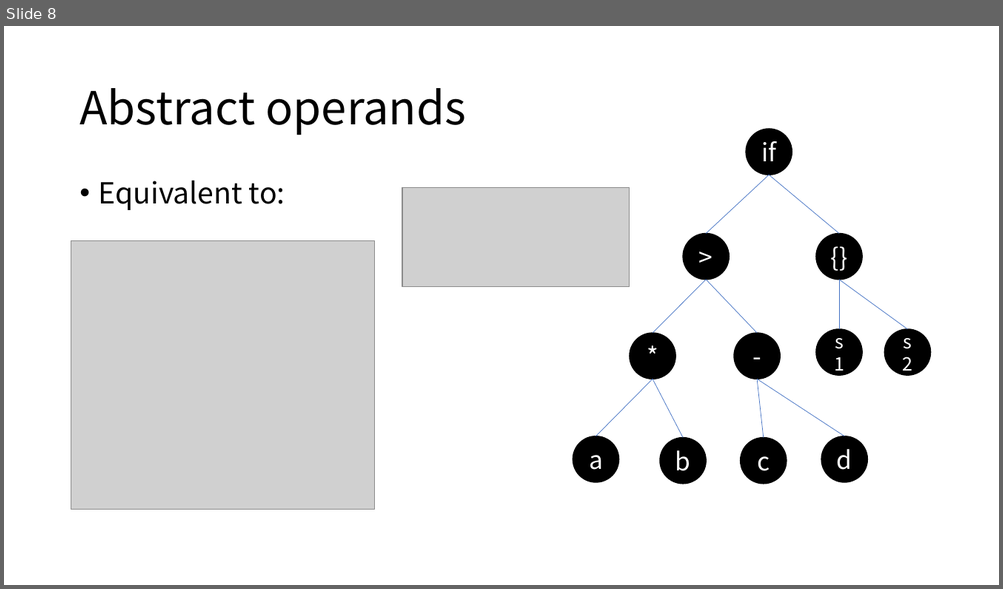
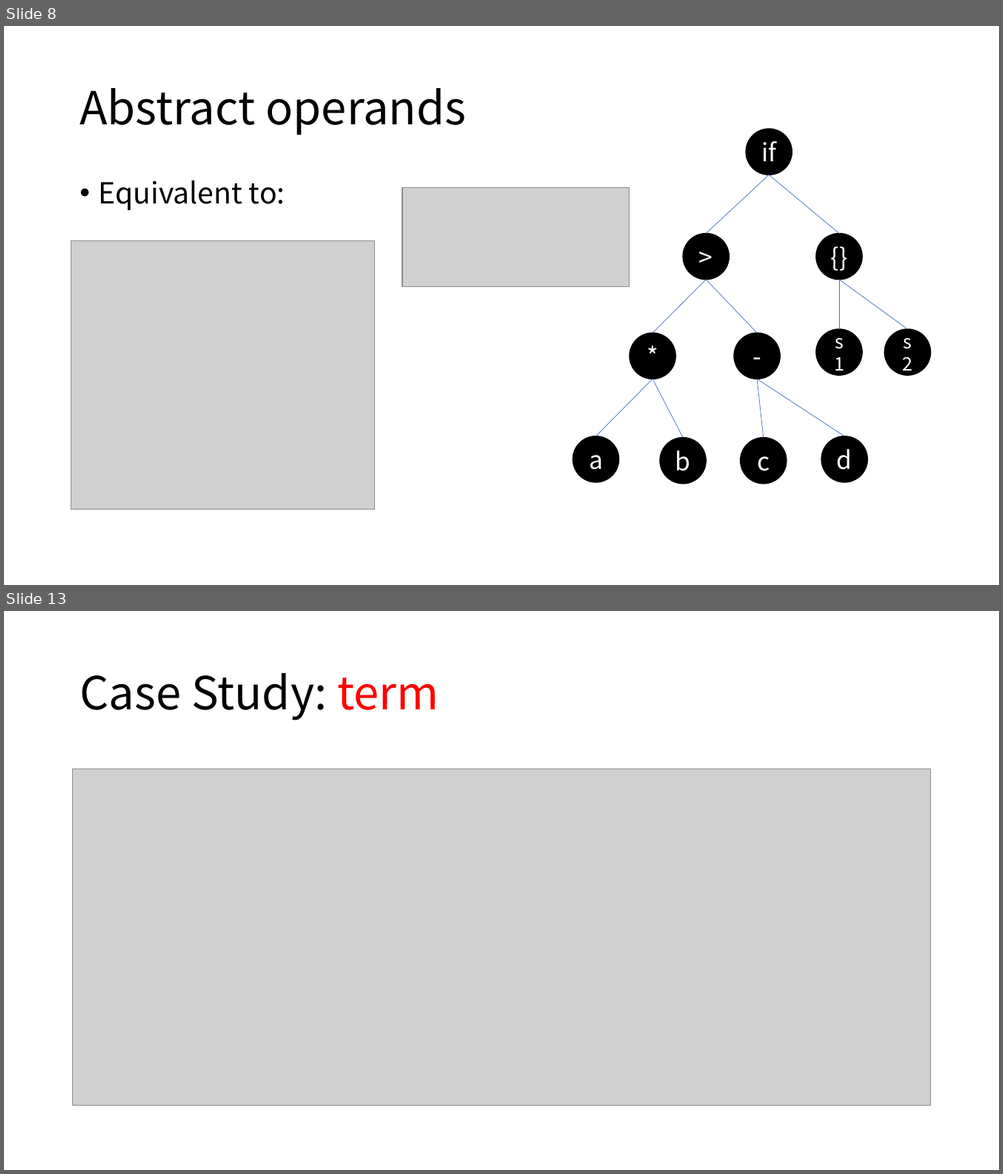
Before and after one commit to jisuansiwei2017/SDCT-2017-Fall, a slide deck: weekly_report/group2/第8周汇报.pptx. Shown one above the other, each under a label of ours: slide 8 before the commit, slides 8 and 13 after it; the slides between them are not shown. The pictures are 1003x589 and 1003x1174 pixels, drawn with LibreOffice and Linux fonts; fonts in the diff are those of the drawing; grey boxes stand for pictures. Boxes give left, top, right and bottom in pixels: in the first picture for what was removed or moved away, otherwise in the second. Text is boxed around its words. In the diff, an @@ line names an element or a change of style, - is before the commit and + after.

```diff
--- a/weekly_report/group2/第8周汇报.pptx
+++ b/weekly_report/group2/第8周汇报.pptx
@@ slide 13 added at bbox=[4, 611, 999, 1170], background #FFFFFF @@
@@ title added at bbox=[79, 673, 438, 721], 44 pt, text #000000 @@
+Case Study: term
@@ picture added at bbox=[73, 769, 930, 1105] @@
```
Also in this commit, not shown: 1 slide changed, 5 other slides added.
